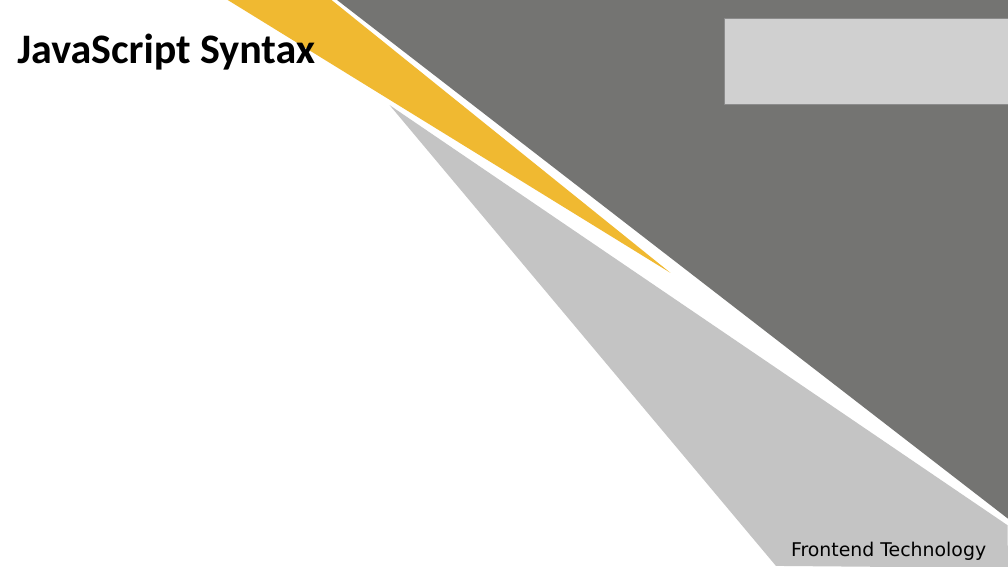
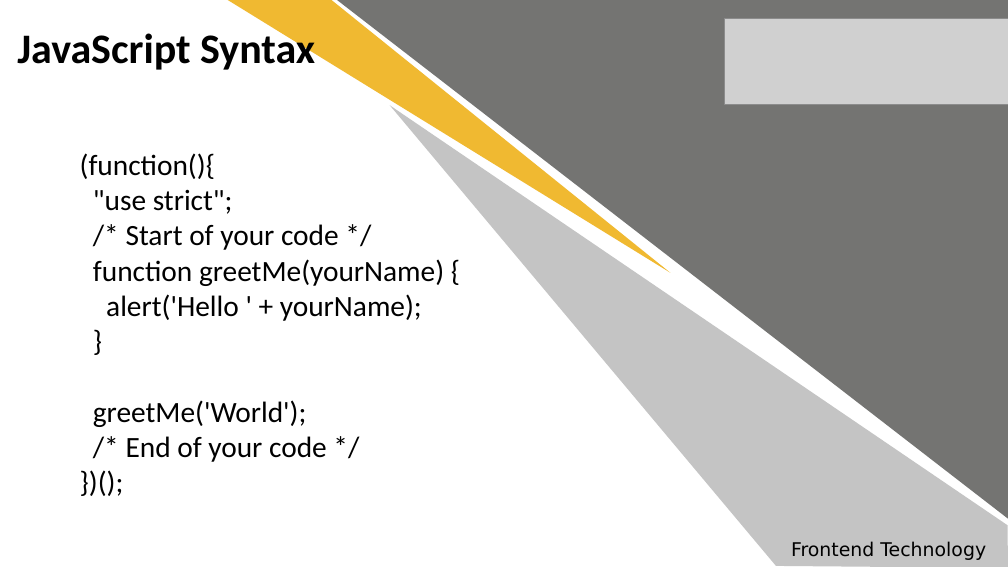
Before and after one commit to anirudhagaikwad/Python_Django_Internship_6Nov20, a slide deck: slide 16 of #2_Front-end_technology.pptx. Drawn at 1008x567 pixels with LibreOffice and Linux fonts; fonts in the diff are those of the drawing; grey boxes stand for pictures. Boxes give left, top, right and bottom in pixels: in the first picture for what was removed or moved away, otherwise in the second. Text is boxed around its words. In the diff, an @@ line names an element or a change of style, - is before the commit and + after.

```diff
--- a/#2_Front-end_technology.pptx
+++ b/#2_Front-end_technology.pptx
@@ text added at [80,153,444,462], 28 pt, text #000000 @@
+(function(){
+"use strict";
+/* Start of your code */
+function greetMe(yourName) {
+alert('Hello ' + yourName);
+}
+greetMe('World');
+/* End of your code */
+})();
```
Also in this commit, not shown: 1 other slide changed, 1 slide removed, 3 other files.
